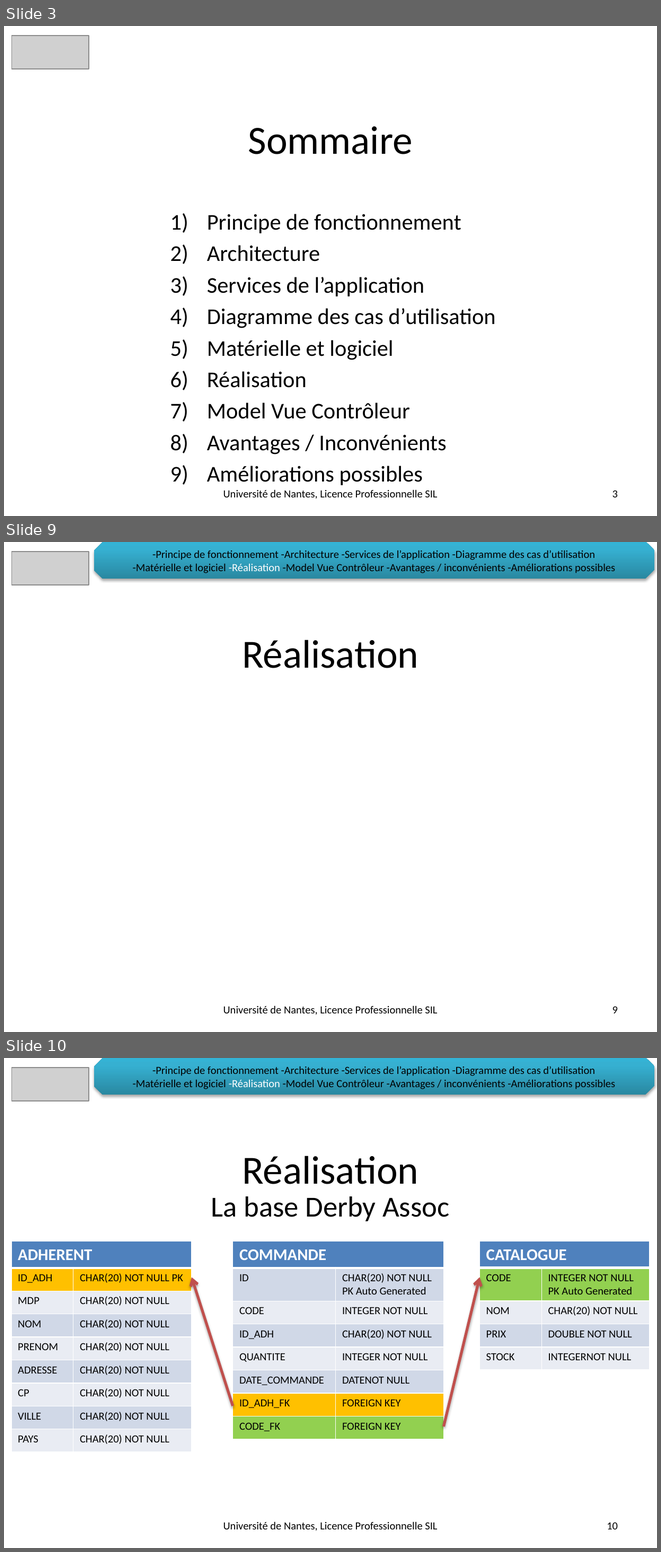
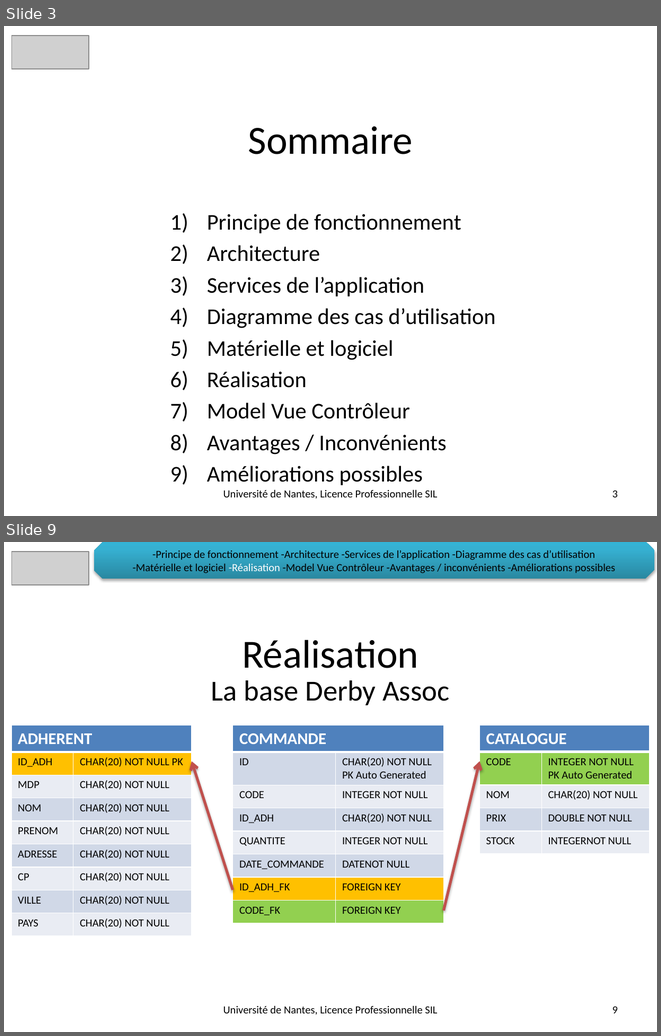
Before and after one commit to LeonardoALARCON/progr3, a slide deck: Documentation/DiapoProg3/PresentationProg3.pptx. Shown one above the other, each under a label of ours: slides 3, 9 and 10 before the commit, slides 3 and 9 after it; the slides between them are not shown. The pictures are 661x1552 and 661x1036 pixels, drawn with LibreOffice and Linux fonts; fonts in the diff are those of the drawing; grey boxes stand for pictures; background and template pictures are left out. Boxes give left, top, right and bottom in pixels: in the first picture for what was removed or moved away, otherwise in the second. Text is boxed around its words. In the diff, an @@ line names an element or a change of style, - is before the commit and + after.

```diff
--- a/Documentation/DiapoProg3/PresentationProg3.pptx
+++ b/Documentation/DiapoProg3/PresentationProg3.pptx
@@ slide 9 removed at (x1=4, y1=542, x2=657, y2=1032), background picture (left out) @@
@@ picture removed at (x1=12, y1=552, x2=89, y2=585) @@
@@ snip diag rect removed at (x1=94, y1=542, x2=654, y2=579) @@
--Principe de fonctionnement -Architecture -Services de l’application -Diagramme des cas d’utilisation
--Matérielle et logiciel -Réalisation -Model Vue Contrôleur -Avantages / inconvénients -Améliorations possibles
@@ title removed at (x1=242, y1=640, x2=418, y2=668) @@
-Réalisation
@@ text removed at (x1=223, y1=1005, x2=437, y2=1015) @@
-Université de Nantes, Licence Professionnelle SIL
@@ page number removed at (x1=612, y1=1006, x2=618, y2=1013) @@
-9
@@ what was slide 10 is now slide 9 @@
@@ page number at (x1=612, y1=1006, x2=618, y2=1013): text changed @@
-10
+9
```
Also in this commit, not shown: 6 slides changed, 1 other file.
